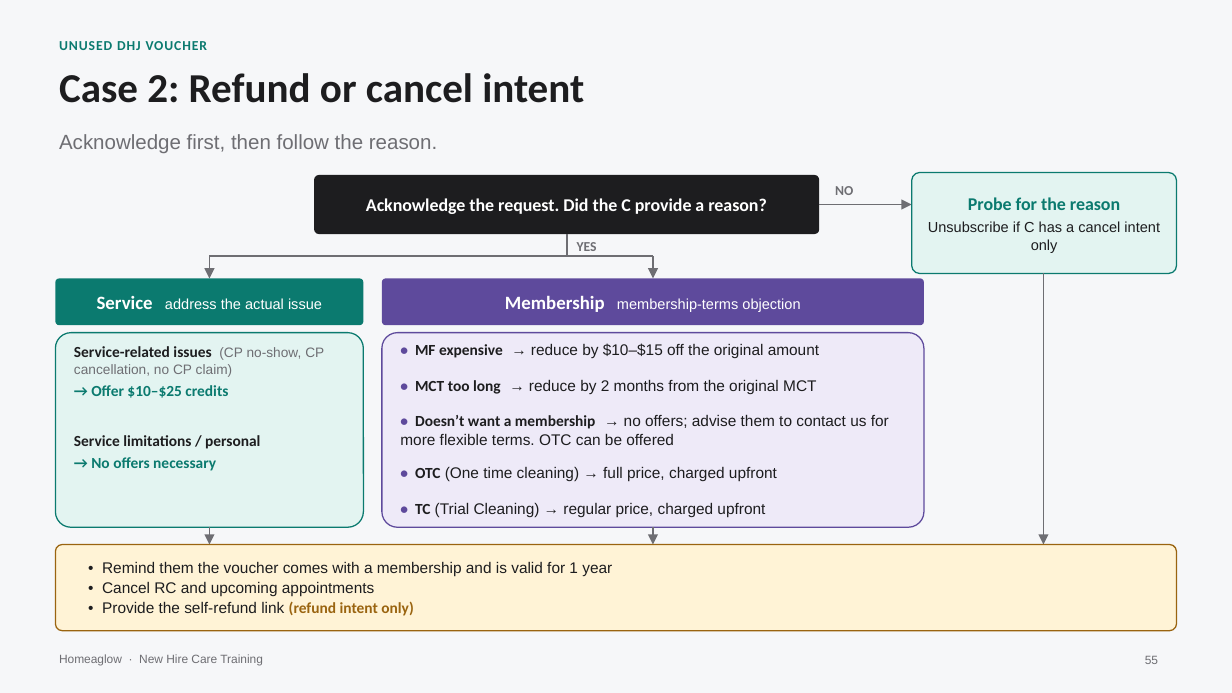
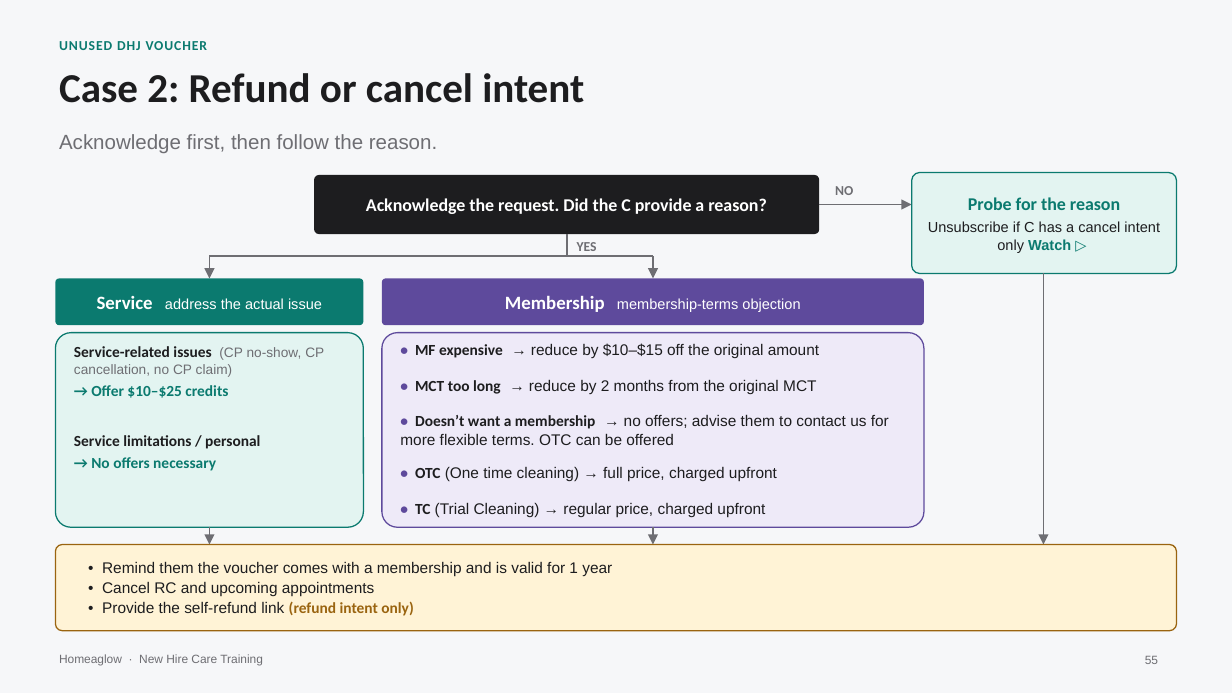
Before and after one commit to anjulimichelle/training, a slide deck: slide 55 of retention-membership-cancellation/retention-membership-cancellation.pptx. Drawn at 1232x693 pixels with LibreOffice and Linux fonts; fonts in the diff are those of the drawing. Boxes give left, top, right and bottom in pixels: in the first picture for what was removed or moved away, otherwise in the second. Text is boxed around its words. In the diff, an @@ line names an element or a change of style, - is before the commit and + after.

```diff
--- a/retention-membership-cancellation/retention-membership-cancellation.pptx
+++ b/retention-membership-cancellation/retention-membership-cancellation.pptx
@@ text in rounded rectangle at [928, 221, 1160, 253]: text changed @@
-Unsubscribe if C has a cancel intent only
+Unsubscribe if C has a cancel intent only Watch ▷
```
Also in this commit, not shown: 2 other slides changed, 1 slide added, 3 other files.
